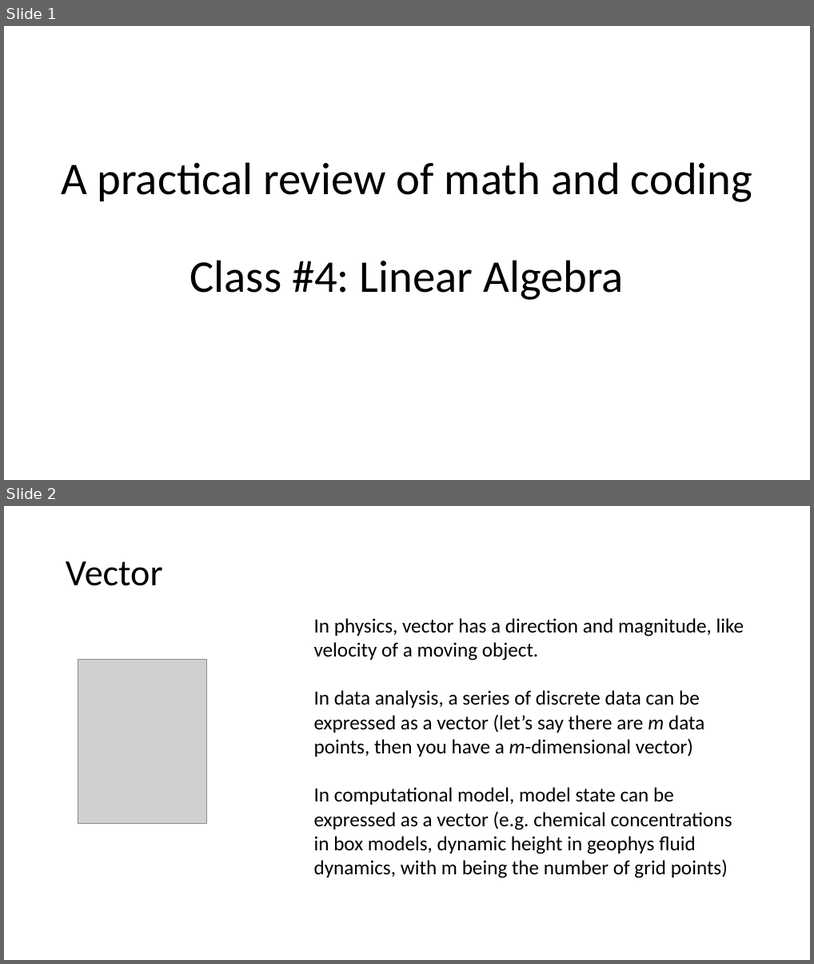
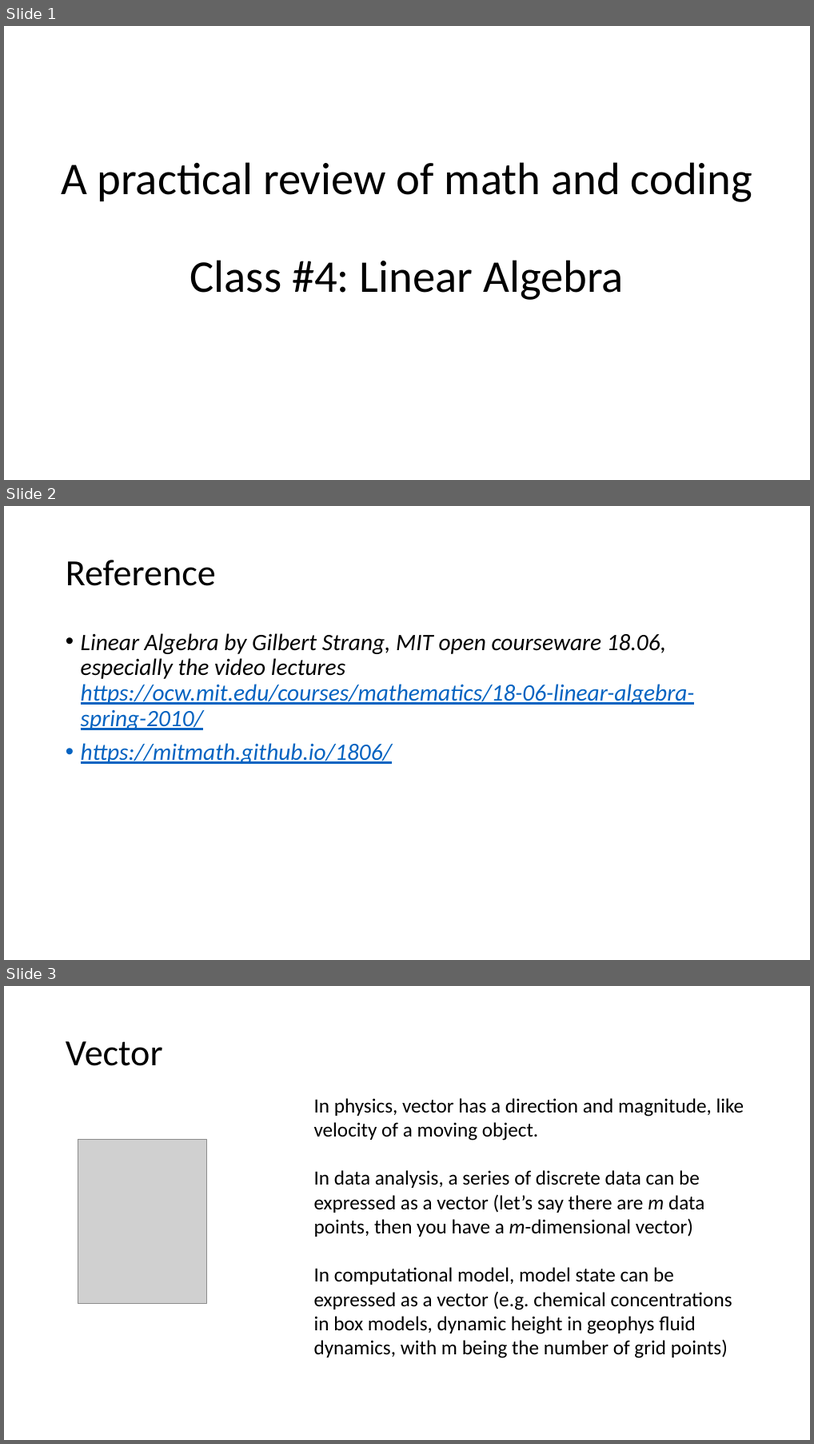
Before and after one commit to aarobel/PracticalCodingMath4EAS, a slide deck: Class4_LinAlg.pptx. Shown one above the other, each under a label of ours: slides 1 and 2 before the commit, slides 1, 2 and 3 after it. The pictures are 814x964 and 814x1444 pixels, drawn with LibreOffice and Linux fonts; fonts in the diff are those of the drawing; grey boxes stand for pictures. Boxes give left, top, right and bottom in pixels: in the first picture for what was removed or moved away, otherwise in the second. Text is boxed around its words. In the diff, an @@ line names an element or a change of style, - is before the commit and + after.

```diff
--- a/Class4_LinAlg.pptx
+++ b/Class4_LinAlg.pptx
@@ slide 2 added at (x1=4, y1=506, x2=810, y2=960), background #FFFFFF @@
@@ title added at (x1=66, y1=560, x2=216, y2=586), 44 pt, text #000000 @@
+Reference
@@ text added at (x1=81, y1=633, x2=695, y2=764), 28 pt, text #0563C1, italic, underline @@
+• Linear Algebra by Gilbert Strang, MIT open courseware 18.06, especially the video lectures https://ocw.mit.edu/courses/mathematics/18-06-linear-algebra-spring-2010/
+• https://mitmath.github.io/1806/
@@ what was slide 2 is now slide 3 @@
```
